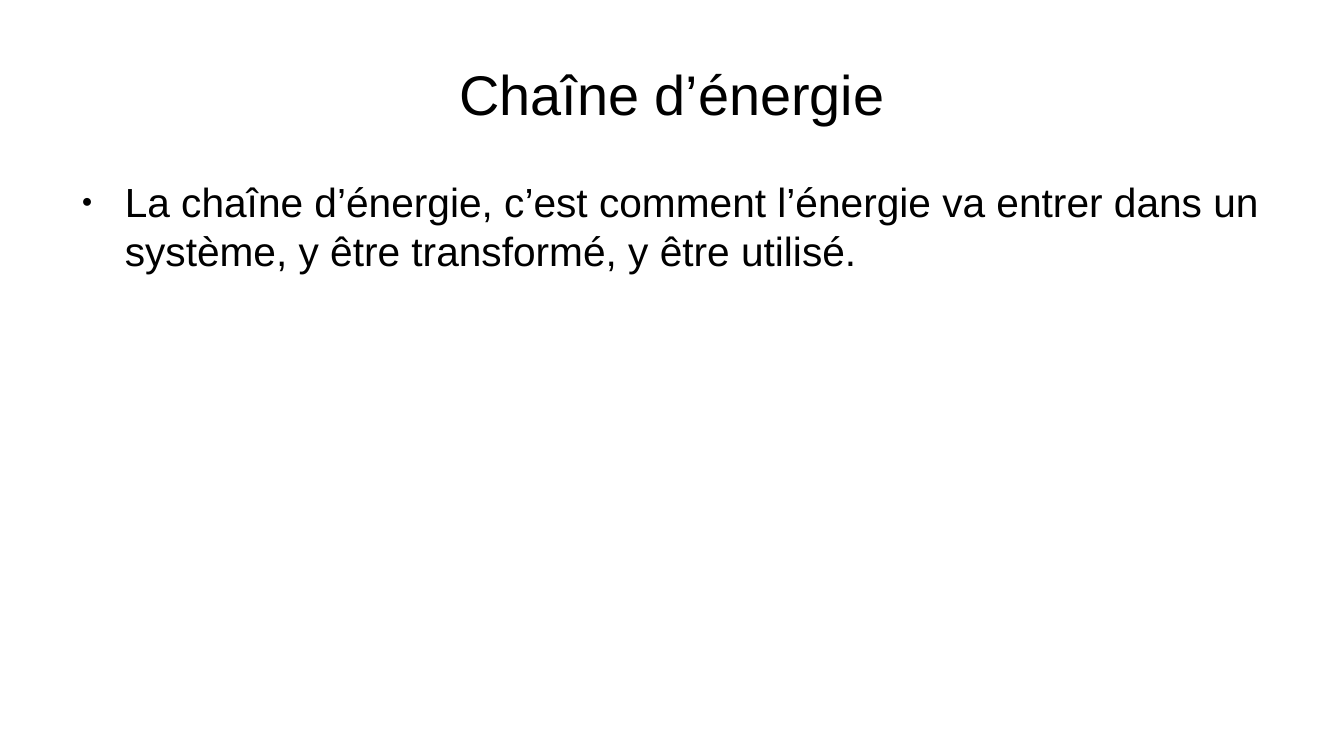
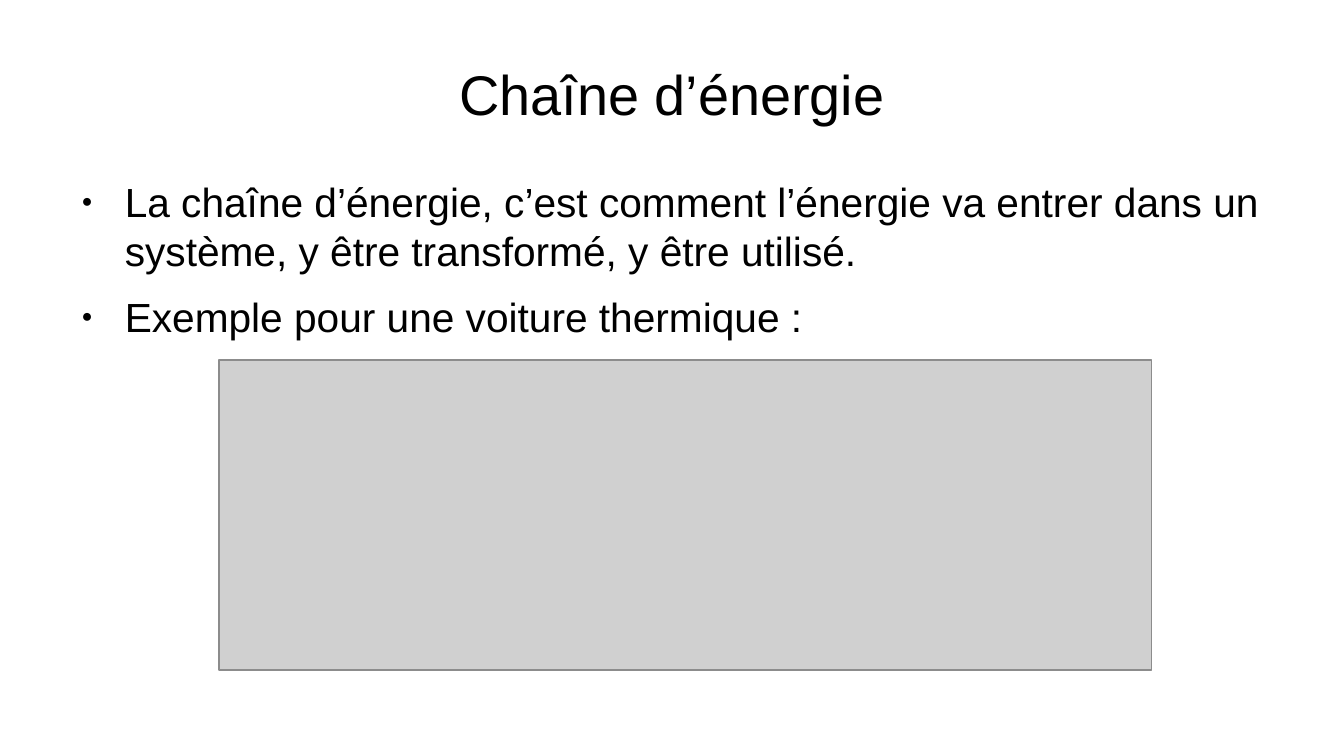
Before and after one commit to Merliin42/Cours-Techno, a slide deck: slide 6 of Introduction/Introduction.odp (slide 7 before the commit). Drawn at 1344x756 pixels with LibreOffice and Linux fonts; fonts in the diff are those of the drawing; grey boxes stand for pictures; background and template pictures are left out. Boxes give left, top, right and bottom in pixels: in the first picture for what was removed or moved away, otherwise in the second. Text is boxed around its words. In the diff, an @@ line names an element or a change of style, - is before the commit and + after.

```diff
--- a/Introduction/Introduction.odp
+++ b/Introduction/Introduction.odp
@@ text at <box>125,302,780,340</box>: paragraph added @@
+● Exemple pour une voiture thermique :
@@ picture added at <box>220,360,1153,670</box> @@
```
Also in this commit, not shown: 1 other slide changed, 3 slides added, 2 slides removed.
